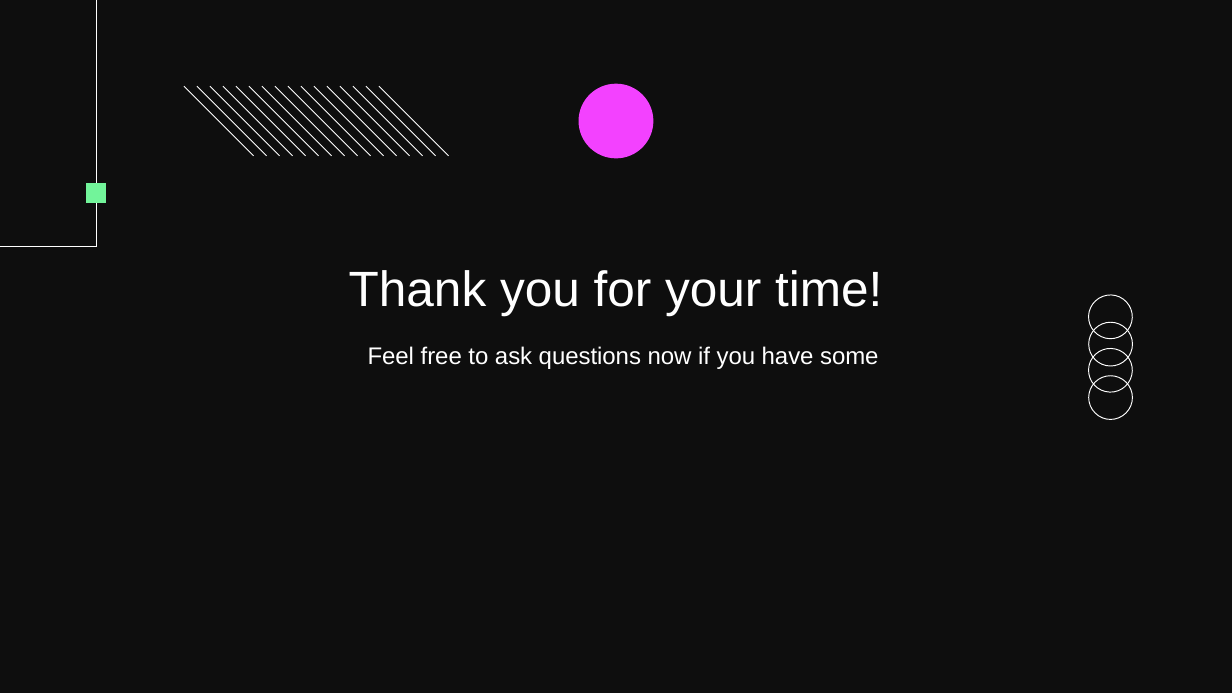
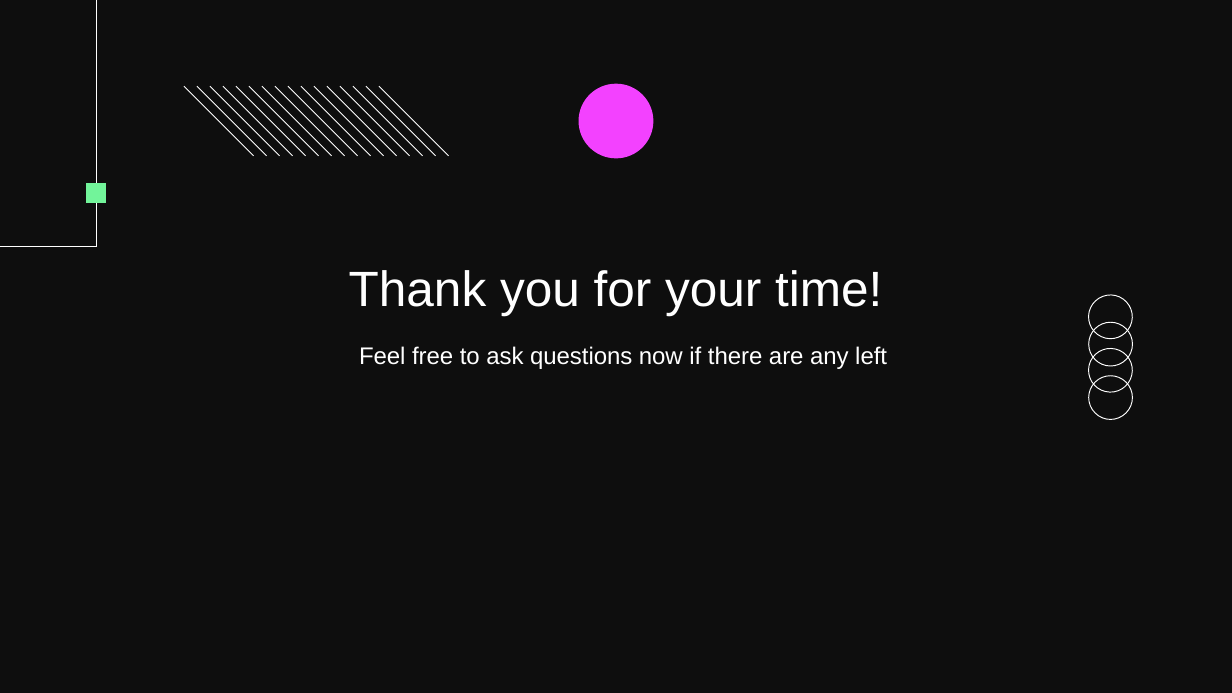
Before and after one commit to Sokkero/schoolThing, a slide deck: slide 12 of Presentation.pptx (slide 10 before the commit). Drawn at 1232x693 pixels with LibreOffice and Linux fonts; fonts in the diff are those of the drawing; background and template pictures are left out. Boxes give left, top, right and bottom in pixels: in the first picture for what was removed or moved away, otherwise in the second. Text is boxed around its words. In the diff, an @@ line names an element or a change of style, - is before the commit and + after.

```diff
--- a/Presentation.pptx
+++ b/Presentation.pptx
@@ subtitle at [359, 346, 887, 369]: text changed @@
-Feel free to ask questions now if you have some
+Feel free to ask questions now if there are any left
```
Also in this commit, not shown: 6 other slides changed, 2 slides added, 1 other file.
